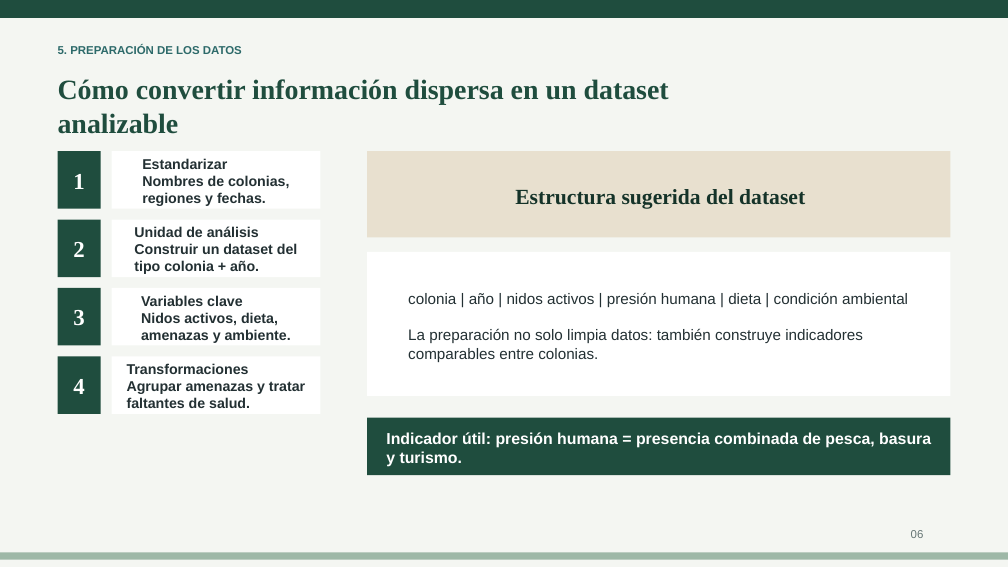
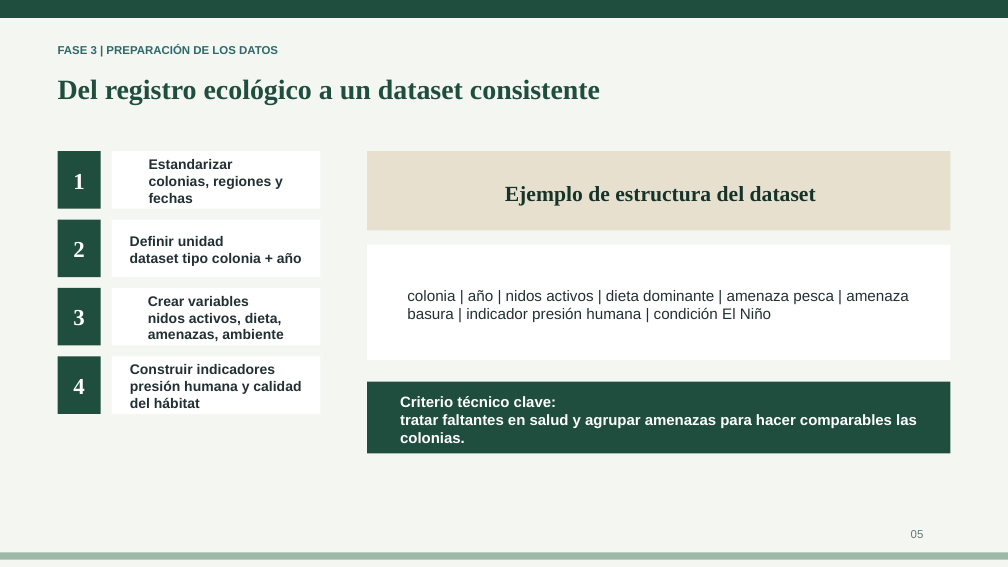
Before and after one commit to FernandoValdes01/INFO1184, a slide deck: slide 5 of DI/DI01/Presentacion_Pinguino_de_Humboldt.pptx (slide 6 before the commit). Drawn at 1008x567 pixels with LibreOffice and Linux fonts; fonts in the diff are those of the drawing. Boxes give left, top, right and bottom in pixels: in the first picture for what was removed or moved away, otherwise in the second. Text is boxed around its words. In the diff, an @@ line names an element or a change of style, - is before the commit and + after.

Commit message:
feat presentacion

```diff
--- a/DI/DI01/Presentacion_Pinguino_de_Humboldt.pptx
+++ b/DI/DI01/Presentacion_Pinguino_de_Humboldt.pptx
@@ text at [58, 45, 278, 54]: text changed @@
-5. PREPARACIÓN DE LOS DATOS
+FASE 3 | PREPARACIÓN DE LOS DATOS
@@ text removed at [58, 79, 669, 134] @@
-Cómo convertir información dispersa en un dataset analizable
@@ text added at [58, 79, 600, 105], 22 pt, text #1F4D3E, bold @@
+Del registro ecológico a un dataset consistente
@@ text in rectangle at [149, 176, 283, 203]: text changed; size 11.2 to 11 pt @@
-Nombres de colonias, regiones y fechas.
+colonias, regiones y fechas
@@ text in rectangle at [149, 159, 233, 169]: size 11.2 to 11 pt in "Estandarizar" @@
@@ rectangle "Ejemplo de estructura del dataset": place and size @@
-rectangle "Ejemplo de estructura del dataset" at [368, 151, 951, 237]
+rectangle "Ejemplo de estructura del dataset" at [368, 151, 951, 231]
@@ text in rectangle at [505, 186, 816, 206]: text changed @@
-Estructura sugerida del dataset
+Ejemplo de estructura del dataset
@@ text in rectangle at [130, 236, 302, 266]: text changed; size 11.2 to 11 pt @@
-Unidad de análisis
-Construir un dataset del tipo colonia + año.
+Definir unidad
+dataset tipo colonia + año
@@ rectangle "colonia | año | nidos ...": place and size @@
-rectangle "colonia | año | nidos ..." at [368, 252, 951, 396]
+rectangle "colonia | año | nidos ..." at [368, 245, 951, 360]
@@ text in rectangle at [148, 296, 283, 341]: text changed; size 11.2 to 11 pt @@
-Variables clave
-Nidos activos, dieta, amenazas y ambiente.
+Crear variables
+nidos activos, dieta, amenazas, ambiente
@@ text in rectangle at [407, 290, 909, 322]: text changed @@
-colonia | año | nidos activos | presión humana | dieta | condición ambiental
-La preparación no solo limpia datos: también construye indicadores comparables entre colonias.
+colonia | año | nidos activos | dieta dominante | amenaza pesca | amenaza basura | indicador presión humana | condición El Niño
@@ text in rectangle at [130, 364, 301, 408]: text changed; size 11.2 to 11 pt @@
-Transformaciones
-Agrupar amenazas y tratar faltantes de salud.
+Construir indicadores
+presión humana y calidad del hábitat
@@ rectangle added at [368, 381, 951, 454], fill #1F4D3E, 11.8 pt, text #FFFFFF, bold @@
+Criterio técnico clave:
+tratar faltantes en salud y agrupar amenazas para hacer comparables las colonias.
@@ rectangle removed at [368, 418, 951, 476] @@
-Indicador útil: presión humana = presencia combinada de pesca, basura y turismo.
```
Also in this commit, not shown: 1 other slide changed, 7 slides added, 6 slides removed, 2 other files.
